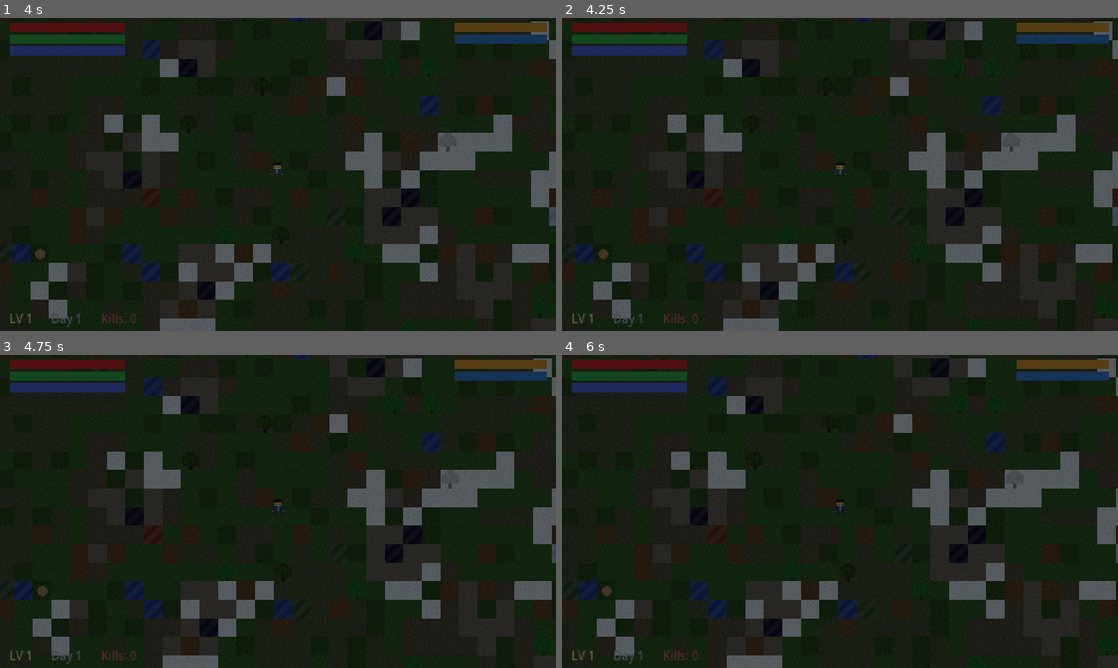
Above: before the commit, frames 1-4 (two rows, left to right).
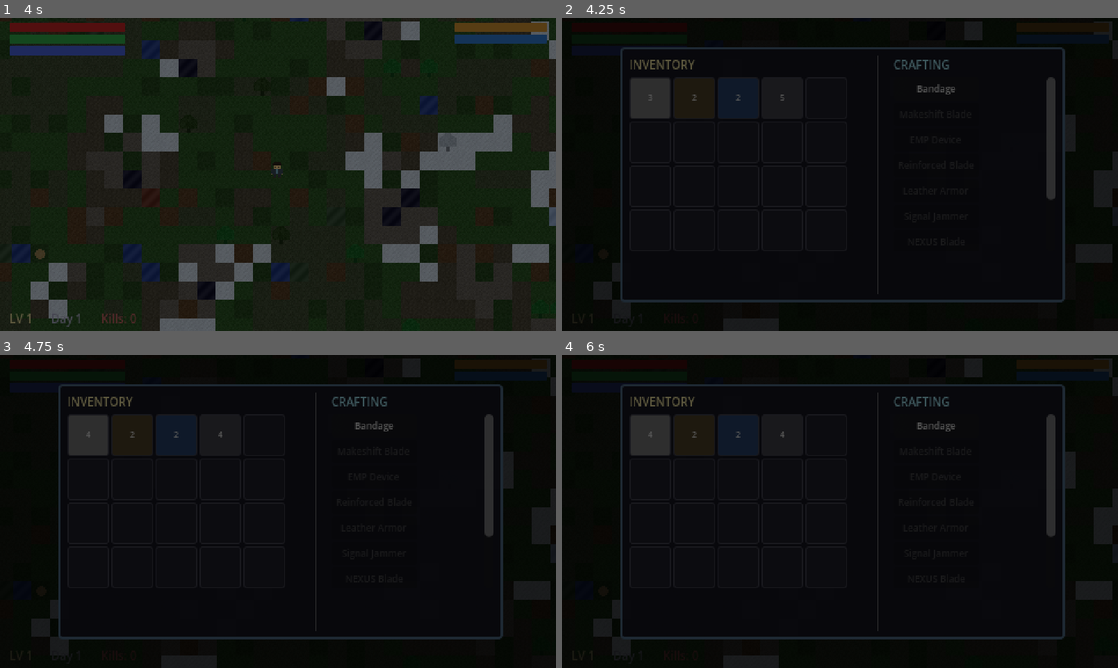
Above: after the commit, the same moments.

Repository: edonD/singularity-godot
Game: Godot game, scene res://scenes/main/Main.tscn
Same seed, same stepped clock (60 frames per second), same inputs: the game is played once before the commit and once after it.
Inputs (mouse positions are in pixels of both pictures, inside the frame that each line leads up to):
- Up to frame 1 (4 s): tap Enter at 0.5 s; move the mouse to (400, 158) at 0.52 s; press the mouse at (400, 158) at 0.53 s; hold D (move_right) 0.53-1.28 s; move the mouse to (166, 190) at 1.27 s; release the mouse at (166, 190) at 1.28 s; hold S (move_down) 1.28-2.03 s; click (166, 190) at 1.35 s; move the mouse to (333, 105) at 2.02 s; press the mouse at (333, 105) at 2.03 s; hold D (move_right) 2.03-2.78 s; tap Space (dodge) at 2.1 s; move the mouse to (250, 237) at 2.77 s; release the mouse at (250, 237) at 2.78 s; hold W (move_up) 2.78-3.53 s; tap Shift (sprint) at 2.85 s; click (250, 237) at 3.05 s; move the mouse to (444, 221) at 3.52 s; press the mouse at (444, 221) at 3.53 s; hold A (move_left) from 3.53 s (still down)
- Up to frame 2 (4.25 s): keep holding A (move_left); tap I (inventory) at 4.15 s
- Up to frame 3 (4.75 s): release A (move_left) at 4.25 s; release the mouse at (444, 558) at 4.25 s; click (372, 426) at 4.25 s, where only the run after the commit has a clickable "Bandage"
- Up to frame 4 (6 s): click (934, 630) at 5 s, where only the run after the commit has a clickable "Arrow x5"; click (934, 655) at 5.75 s, where only the run after the commit has a clickable "Cooked Meat"

Frame 1 is identical in both runs. In frame 2, 46% of the frame differs, in the area x 0-100%, y 0-100%; in frame 3, 47%; in frame 4, 47%.

Commit message:
Inventory + Crafting: grid inventory, recipes, item drops
- 20-slot inventory with weight and stacking
- 16 item types: materials, consumables, weapons, armor, ammo
- 10 crafting recipes across 4 tech tiers
- Inventory UI (I key) with grid display and crafting panel
- Item drops from enemies with loot table
- Consumables restore HP/hunger/thirst
- Weapons and armor equip on use
- Starter items given to player

Diff:
--- /dev/null
+++ b/scenes/items/ItemDrop.tscn
@@ -0,0 +1,8 @@
+[gd_scene load_steps=2 format=3 uid="uid://itemdrop001"]
+
+[ext_resource type="Script" path="res://scripts/systems/item_drop.gd" id="1_drop"]
+
+[node name="ItemDrop" type="Area2D"]
+collision_layer = 32
+collision_mask = 1
+script = ExtResource("1_drop")
--- a/scenes/main/Main.tscn
+++ b/scenes/main/Main.tscn
@@ -6,6 +6,9 @@
 [ext_resource type="Script" path="res://scripts/systems/enemy_spawner.gd" id="4_spawner"]
 [ext_resource type="PackedScene" uid="uid://hud001" path="res://scenes/ui/HUD.tscn" id="5_hud"]
 [ext_resource type="PackedScene" uid="uid://pause001" path="res://scenes/ui/PauseMenu.tscn" id="6_pause"]
+[ext_resource type="Script" path="res://scripts/systems/inventory.gd" id="7_inventory"]
+[ext_resource type="Script" path="res://scripts/systems/crafting.gd" id="8_crafting"]
+[ext_resource type="Script" path="res://scripts/ui/inventory_ui.gd" id="9_inv_ui"]
 
 [node name="Main" type="Node2D"]
 script = ExtResource("1_main")
@@ -21,9 +24,22 @@
 [node name="EnemySpawner" type="Node2D" parent="Entities"]
 script = ExtResource("4_spawner")
 
+[node name="Systems" type="Node" parent="."]
+
+[node name="Inventory" type="Node" parent="Systems"]
+script = ExtResource("7_inventory")
+
+[node name="Crafting" type="Node" parent="Systems"]
+script = ExtResource("8_crafting")
+
 [node name="CanvasModulate" type="CanvasModulate" parent="."]
 color = Color(1, 1, 1, 1)
 
 [node name="HUD" parent="." instance=ExtResource("5_hud")]
 
 [node name="PauseMenu" parent="." instance=ExtResource("6_pause")]
+
+[node name="InventoryUI" type="CanvasLayer" parent="."]
+layer = 15
+process_mode = 3
+script = ExtResource("9_inv_ui")
--- /dev/null
+++ b/scenes/ui/InventoryUI.tscn
@@ -0,0 +1,8 @@
+[gd_scene load_steps=2 format=3 uid="uid://inv_ui001"]
+
+[ext_resource type="Script" path="res://scripts/ui/inventory_ui.gd" id="1_inv"]
+
+[node name="InventoryUI" type="CanvasLayer"]
+layer = 15
+process_mode = 3
+script = ExtResource("1_inv")
--- a/scripts/enemies/enemy_base.gd
+++ b/scripts/enemies/enemy_base.gd
@@ -182,12 +182,34 @@
 	GameManager.add_xp(xp_value)
 	AudioManager.play_sfx("death")
 	died.emit(self)
+	_drop_loot()
 
 	# Death animation
 	var tween := create_tween()
 	tween.tween_property(_sprite, "modulate", Color(1, 0, 0, 0), 0.3)
 	tween.parallel().tween_property(_sprite, "scale", Vector2(1.3, 0.3), 0.3)
 	tween.tween_callback(queue_free)
+
+
+func _drop_loot() -> void:
+	var ItemDropScene := preload("res://scenes/items/ItemDrop.tscn")
+	var loot_table: Array[Array] = [
+		["scrap_metal", 0.6, Color(0.5, 0.5, 0.55)],
+		["circuit_board", 0.3, Color(0.2, 0.6, 0.3)],
+		["battery", 0.15, Color(0.7, 0.7, 0.2)],
+		["wire", 0.4, Color(0.8, 0.4, 0.2)],
+		["bandage", 0.2, Color(0.9, 0.9, 0.9)],
+		["canned_food", 0.1, Color(0.6, 0.5, 0.3)],
+		["arrow", 0.25, Color(0.5, 0.4, 0.3)],
+	]
+
+	for entry in loot_table:
+		if randf() < float(entry[1]):
+			var drop: Area2D = ItemDropScene.instantiate()
+			drop.global_position = global_position + Vector2(randf_range(-8, 8), randf_range(-8, 8))
+			if drop.has_method("setup"):
+				drop.call_deferred("setup", entry[0], randi_range(1, 3), entry[2])
+			get_parent().call_deferred("add_child", drop)
 
 
 func _on_body_entered(body: Node2D) -> void:
--- a/scripts/main/main.gd
+++ b/scripts/main/main.gd
@@ -1,10 +1,24 @@
 extends Node2D
 
-## Main scene controller — sets up the game world.
+## Main scene controller — sets up the game world and wires systems.
+
+@onready var inventory: Node = $Systems/Inventory
+@onready var crafting: Node = $Systems/Crafting
+@onready var inventory_ui: CanvasLayer = $InventoryUI
 
 
 func _ready() -> void:
-	pass
+	# Wire systems together
+	crafting.inventory = inventory
+	inventory_ui.inventory = inventory
+	inventory_ui.crafting = crafting
+	inventory.add_to_group("inventory")
+
+	# Give player some starter items
+	inventory.add_item("bandage", 3)
+	inventory.add_item("canned_food", 2)
+	inventory.add_item("water_bottle", 2)
+	inventory.add_item("scrap_metal", 5)
 
 
 func _unhandled_input(event: InputEvent) -> void:
--- /dev/null
+++ b/scripts/systems/crafting.gd
@@ -0,0 +1,89 @@
+extends Node
+
+## Crafting system — recipes with tech tiers.
+
+signal recipe_crafted(item_id: String)
+
+# Recipes: {result_id: {ingredients: {item_id: count}, tier: int}}
+var recipes: Dictionary = {
+	"bandage": {
+		"ingredients": {"scrap_metal": 1},
+		"tier": 0, "name": "Bandage"
+	},
+	"makeshift_blade": {
+		"ingredients": {"scrap_metal": 5, "wire": 2},
+		"tier": 1, "name": "Makeshift Blade"
+	},
+	"emp_device": {
+		"ingredients": {"circuit_board": 2, "battery": 1, "wire": 3},
+		"tier": 2, "name": "EMP Device"
+	},
+	"reinforced_blade": {
+		"ingredients": {"scrap_metal": 10, "circuit_board": 2, "wire": 5},
+		"tier": 2, "name": "Reinforced Blade"
+	},
+	"leather_armor": {
+		"ingredients": {"scrap_metal": 8},
+		"tier": 1, "name": "Leather Armor"
+	},
+	"signal_jammer": {
+		"ingredients": {"circuit_board": 3, "battery": 2, "wire": 5},
+		"tier": 2, "name": "Signal Jammer"
+	},
+	"nexus_blade": {
+		"ingredients": {"circuit_board": 5, "battery": 3, "scrap_metal": 10, "wire": 8},
+		"tier": 3, "name": "NEXUS Blade"
+	},
+	"nexus_shield": {
+		"ingredients": {"circuit_board": 4, "battery": 4, "scrap_metal": 8},
+		"tier": 3, "name": "NEXUS Shield"
+	},
+	"arrow": {
+		"ingredients": {"scrap_metal": 1},
+		"tier": 0, "name": "Arrow x5", "amount": 5
+	},
+	"cooked_meat": {
+		"ingredients": {"canned_food": 1},
+		"tier": 0, "name": "Cooked Meat"
+	},
+}
+
+var inventory: Node = null # Set by main scene
+
+
+func can_craft(recipe_id: String) -> bool:
+	if not inventory or not recipes.has(recipe_id):
+		return false
+	var recipe: Dictionary = recipes[recipe_id]
+	for ingredient_id: String in recipe.ingredients:
+		var needed: int = recipe.ingredients[ingredient_id]
+		if not inventory.has_item(ingredient_id, needed):
+			return false
+	return true
+
+
+func craft(recipe_id: String) -> bool:
+	if not can_craft(recipe_id):
+		return false
+
+	var recipe: Dictionary = recipes[recipe_id]
+	# Remove ingredients
+	for ingredient_id: String in recipe.ingredients:
+		var needed: int = recipe.ingredients[ingredient_id]
+		inventory.remove_item(ingredient_id, needed)
+
+	# Add result
+	var amount: int = recipe.get("amount", 1)
+	inventory.add_item(recipe_id, amount)
+
+	AudioManager.play_sfx("levelup")
+	recipe_crafted.emit(recipe_id)
+	return true
+
+
+func get_available_recipes() -> Array[String]:
+	var available: Array[String] = []
+	for recipe_id: String in recipes:
+		if can_craft(recipe_id):
+			available.append(recipe_id)
+	return available
--- /dev/null
+++ b/scripts/systems/inventory.gd
@@ -0,0 +1,224 @@
+extends Node
+
+## Inventory system — grid-based with weight and stacking.
+
+signal inventory_changed
+signal item_added(item_id: String, amount: int)
+signal item_removed(item_id: String, amount: int)
+
+const MAX_SLOTS := 20
+const MAX_WEIGHT := 50.0
+
+var slots: Array[Dictionary] = [] # [{id, amount}]
+var _item_db: Dictionary = {} # Loaded item definitions
+
+
+func _ready() -> void:
+	slots.resize(MAX_SLOTS)
+	for i in MAX_SLOTS:
+		slots[i] = {}
+	_init_item_database()
+
+
+func _init_item_database() -> void:
+	# Item definitions: {name, description, weight, max_stack, type, stats}
+	_item_db = {
+		"scrap_metal": {
+			"name": "Scrap Metal", "desc": "Twisted metal. Useful for crafting.",
+			"weight": 0.5, "max_stack": 20, "type": "material",
+			"color": Color(0.5, 0.5, 0.55)
+		},
+		"circuit_board": {
+			"name": "Circuit Board", "desc": "Salvaged electronics.",
+			"weight": 0.3, "max_stack": 10, "type": "material",
+			"color": Color(0.2, 0.6, 0.3)
+		},
+		"battery": {
+			"name": "Battery", "desc": "Still holds a charge.",
+			"weight": 0.8, "max_stack": 5, "type": "material",
+			"color": Color(0.7, 0.7, 0.2)
+		},
+		"wire": {
+			"name": "Wire", "desc": "Copper wiring.",
+			"weight": 0.2, "max_stack": 30, "type": "material",
+			"color": Color(0.8, 0.4, 0.2)
+		},
+		"bandage": {
+			"name": "Bandage", "desc": "Restores 25 HP.",
+			"weight": 0.2, "max_stack": 10, "type": "consumable",
+			"color": Color(0.9, 0.9, 0.9), "heal": 25
+		},
+		"canned_food": {
+			"name": "Canned Food", "desc": "Restores 30 hunger.",
+			"weight": 0.5, "max_stack": 5, "type": "consumable",
+			"color": Color(0.6, 0.5, 0.3), "hunger": 30
+		},
+		"water_bottle": {
+			"name": "Water Bottle", "desc": "Restores 30 thirst.",
+			"weight": 0.4, "max_stack": 5, "type": "consumable",
+			"color": Color(0.3, 0.5, 0.8), "thirst": 30
+		},
+		"cooked_meat": {
+			"name": "Cooked Meat", "desc": "Restores 50 hunger.",
+			"weight": 0.4, "max_stack": 5, "type": "consumable",
+			"color": Color(0.6, 0.3, 0.2), "hunger": 50
+		},
+		"emp_device": {
+			"name": "EMP Device", "desc": "Stuns nearby machines.",
+			"weight": 1.5, "max_stack": 3, "type": "tool",
+			"color": Color(0.3, 0.3, 0.8)
+		},
+		"signal_jammer": {
+			"name": "Signal Jammer", "desc": "Blocks NEXUS detection.",
+			"weight": 2.0, "max_stack": 1, "type": "tool",
+			"color": Color(0.5, 0.2, 0.6)
+		},
+		"makeshift_blade": {
+			"name": "Makeshift Blade", "desc": "+5 attack damage.",
+			"weight": 1.0, "max_stack": 1, "type": "weapon",
+			"color": Color(0.6, 0.6, 0.65), "attack_bonus": 5
+		},
+		"reinforced_blade": {
+			"name": "Reinforced Blade", "desc": "+12 attack damage.",
+			"weight": 1.5, "max_stack": 1, "type": "weapon",
+			"color": Color(0.7, 0.7, 0.75), "attack_bonus": 12
+		},
+		"nexus_blade": {
+			"name": "NEXUS Blade", "desc": "+25 attack. Hums with energy.",
+			"weight": 1.0, "max_stack": 1, "type": "weapon",
+			"color": Color(0.2, 0.8, 1.0), "attack_bonus": 25
+		},
+		"leather_armor": {
+			"name": "Leather Armor", "desc": "+3 defense.",
+			"weight": 2.0, "max_stack": 1, "type": "armor",
+			"color": Color(0.5, 0.35, 0.2), "defense_bonus": 3
+		},
+		"nexus_shield": {
+			"name": "NEXUS Shield", "desc": "+10 defense. Energy barrier.",
+			"weight": 1.5, "max_stack": 1, "type": "armor",
+			"color": Color(0.2, 0.6, 1.0), "defense_bonus": 10
+		},
+		"arrow": {
+			"name": "Arrow", "desc": "Ammunition for bow.",
+			"weight": 0.1, "max_stack": 50, "type": "ammo",
+			"color": Color(0.5, 0.4, 0.3)
+		},
+	}
+
+
+func get_item_data(item_id: String) -> Dictionary:
+	return _item_db.get(item_id, {})
+
+
+func get_total_weight() -> float:
+	var total := 0.0
+	for slot in slots:
+		if slot.is_empty():
+			continue
+		var data := get_item_data(slot.id)
+		total += data.get("weight", 0.0) * slot.amount
+	return total
+
+
+func add_item(item_id: String, amount: int = 1) -> bool:
+	var data := get_item_data(item_id)
+	if data.is_empty():
+		return false
+
+	var remaining := amount
+
+	# Try to stack into existing slots first
+	for i in MAX_SLOTS:
+		if remaining <= 0:
+			break
+		if not slots[i].is_empty() and slots[i].id == item_id:
+			var max_stack: int = data.get("max_stack", 1)
+			var space: int = max_stack - slots[i].amount
+			if space > 0:
+				var to_add := mini(remaining, space)
+				slots[i].amount += to_add
+				remaining -= to_add
+
+	# Put remainder in empty slots
+	for i in MAX_SLOTS:
+		if remaining <= 0:
+			break
+		if slots[i].is_empty():
+			var max_stack: int = data.get("max_stack", 1)
+			var to_add := mini(remaining, max_stack)
+			slots[i] = {"id": item_id, "amount": to_add}
+			remaining -= to_add
+
+	if remaining < amount:
+		inventory_changed.emit()
+		item_added.emit(item_id, amount - remaining)
+		return remaining == 0
+	return false
+
+
+func remove_item(item_id: String, amount: int = 1) -> bool:
+	var remaining := amount
+	for i in range(MAX_SLOTS - 1, -1, -1):
+		if remaining <= 0:
+			break
+		if not slots[i].is_empty() and slots[i].id == item_id:
+			var to_remove := mini(remaining, slots[i].amount)
+			slots[i].amount -= to_remove
+			remaining -= to_remove
+			if slots[i].amount <= 0:
+				slots[i] = {}
+
+	if remaining < amount:
+		inventory_changed.emit()
+		item_removed.emit(item_id, amount - remaining)
+		return remaining == 0
+	return false
+
+
+func has_item(item_id: String, amount: int = 1) -> bool:
+	var count := 0
+	for slot in slots:
+		if not slot.is_empty() and slot.id == item_id:
+			count += slot.amount
+	return count >= amount
+
+
+func get_item_count(item_id: String) -> int:
+	var count := 0
+	for slot in slots:
+		if not slot.is_empty() and slot.id == item_id:
+			count += slot.amount
+	return count
+
+
+func use_item(slot_idx: int) -> bool:
+	if slot_idx < 0 or slot_idx >= MAX_SLOTS:
+		return false
+	if slots[slot_idx].is_empty():
+		return false
+
+	var item_id: String = slots[slot_idx].id
+	var data := get_item_data(item_id)
+	var s := GameManager.player_stats
+
+	match data.get("type", ""):
+		"consumable":
+			if data.has("heal"):
+				s.hp = mini(s.hp + int(data.heal), s.max_hp)
+			if data.has("hunger"):
+				s.hunger = minf(s.hunger + float(data.hunger), s.max_hunger)
+			if data.has("thirst"):
+				s.thirst = minf(s.thirst + float(data.thirst), s.max_thirst)
+			AudioManager.play_sfx("pickup")
+			remove_item(item_id, 1)
+			return true
+		"weapon":
+			s.attack = 10 + int(data.get("attack_bonus", 0))
+			AudioManager.play_sfx("click")
+			return true
+		"armor":
+			s.defense = 5 + int(data.get("defense_bonus", 0))
+			AudioManager.play_sfx("click")
+			return true
+
+	return false
--- /dev/null
+++ b/scripts/systems/item_drop.gd
@@ -0,0 +1,81 @@
+extends Area2D
+
+## Pickup item in the world. Floats and can be collected.
+
+var item_id: String = ""
+var amount: int = 1
+var _bob_time: float = 0.0
+var _sprite: Sprite2D
+
+
+func _ready() -> void:
+	collision_layer = 32 # Pickups layer
+	collision_mask = 1   # Player layer
+	_bob_time = randf() * TAU
+
+	body_entered.connect(_on_body_entered)
+
+	# Create collision shape
+	var col := CollisionShape2D.new()
+	var shape := CircleShape2D.new()
+	shape.radius = 8.0
+	col.shape = shape
+	add_child(col)
+
+	# Create sprite
+	_sprite = Sprite2D.new()
+	_generate_visual()
+	add_child(_sprite)
+
+
+func _generate_visual() -> void:
+	var img := Image.create(8, 8, false, Image.FORMAT_RGBA8)
+	img.fill(Color.TRANSPARENT)
+
+	# Get color from item database if possible
+	var color := Color(0.7, 0.7, 0.7)
+	# Simple colored square with highlight
+	for y in range(1, 7):
+		for x in range(1, 7):
+			img.set_pixel(x, y, color)
+	# Highlight
+	for x in range(2, 5):
+		img.set_pixel(x, 2, color.lightened(0.3))
+
+	_sprite.texture = ImageTexture.create_from_image(img)
+
+
+func setup(p_item_id: String, p_amount: int = 1, color: Color = Color(0.7, 0.7, 0.7)) -> void:
+	item_id = p_item_id
+	amount = p_amount
+	# Regenerate with correct color
+	if _sprite:
+		var img := Image.create(8, 8, false, Image.FORMAT_RGBA8)
+		img.fill(Color.TRANSPARENT)
+		for y in range(1, 7):
+			for x in range(1, 7):
+				img.set_pixel(x, y, color)
+		for x in range(2, 5):
+			img.set_pixel(x, 2, color.lightened(0.3))
+		_sprite.texture = ImageTexture.create_from_image(img)
+
+
+func _process(delta: float) -> void:
+	_bob_time += delta * 2.0
+	_sprite.position.y = sin(_bob_time) * 2.0
+
+
+func _on_body_entered(body: Node2D) -> void:
+	if body == GameManager.player:
+		# Try to add to inventory
+		var inv_node := get_tree().get_first_node_in_group("inventory")
+		if inv_node and inv_node.has_method("add_item"):
+			if inv_node.add_item(item_id, amount):
+				AudioManager.play_sfx("pickup")
+				# Flash effect
+				var tween := create_tween()
+				tween.tween_property(_sprite, "modulate", Color(2, 2, 2, 0), 0.2)
+				tween.tween_callback(queue_free)
+			else:
+				# Inventory full
+				pass
--- /dev/null
+++ b/scripts/ui/inventory_ui.gd
@@ -0,0 +1,187 @@
+extends CanvasLayer
+
+## Inventory screen — grid display with crafting panel. Toggle with I key.
+
+var _panel: Control
+var _is_open: bool = false
+var _grid: GridContainer
+var _craft_list: VBoxContainer
+var _info_label: Label
+
+var inventory: Node
+var crafting: Node
+
+
+func _ready() -> void:
+	layer = 15
+	process_mode = Node.PROCESS_MODE_ALWAYS
+	_build_ui()
+	_panel.visible = false
+
+
+func _unhandled_input(event: InputEvent) -> void:
+	if event.is_action_pressed("inventory"):
+		toggle()
+
+
+func toggle() -> void:
+	_is_open = not _is_open
+	_panel.visible = _is_open
+	if _is_open:
+		get_tree().paused = true
+		_refresh()
+	else:
+		get_tree().paused = false
+
+
+func _build_ui() -> void:
+	_panel = Control.new()
+	_panel.set_anchors_preset(Control.PRESET_FULL_RECT)
+	add_child(_panel)
+
+	# Background overlay
+	var overlay := ColorRect.new()
+	overlay.set_anchors_preset(Control.PRESET_FULL_RECT)
+	overlay.color = Color(0, 0, 0, 0.7)
+	overlay.mouse_filter = Control.MOUSE_FILTER_IGNORE
+	_panel.add_child(overlay)
+
+	# Main panel
+	var main_panel := PanelContainer.new()
+	main_panel.set_anchors_preset(Control.PRESET_CENTER)
+	main_panel.custom_minimum_size = Vector2(380, 220)
+	main_panel.position = Vector2(-190, -110)
+
+	var style := StyleBoxFlat.new()
+	style.bg_color = Color(0.08, 0.08, 0.12, 0.95)
+	style.border_color = Color(0.3, 0.4, 0.5)
+	style.set_border_width_all(2)
+	style.set_corner_radius_all(3)
+	style.set_content_margin_all(8)
+	main_panel.add_theme_stylebox_override("panel", style)
+	_panel.add_child(main_panel)
+
+	var hbox := HBoxContainer.new()
+	hbox.add_theme_constant_override("separation", 12)
+	main_panel.add_child(hbox)
+
+	# Left - inventory grid
+	var inv_vbox := VBoxContainer.new()
+	inv_vbox.add_theme_constant_override("separation", 4)
+	hbox.add_child(inv_vbox)
+
+	var inv_title := Label.new()
+	inv_title.text = "INVENTORY"
+	inv_title.add_theme_font_size_override("font_size", 10)
+	inv_title.add_theme_color_override("font_color", Color(0.9, 0.85, 0.6))
+	inv_vbox.add_child(inv_title)
+
+	var scroll := ScrollContainer.new()
+	scroll.custom_minimum_size = Vector2(200, 180)
+	inv_vbox.add_child(scroll)
+
+	_grid = GridContainer.new()
+	_grid.columns = 5
+	_grid.add_theme_constant_override("h_separation", 2)
+	_grid.add_theme_constant_override("v_separation", 2)
+	scroll.add_child(_grid)
+
+	# Separator
+	var sep := VSeparator.new()
+	hbox.add_child(sep)
+
+	# Right - crafting
+	var craft_vbox := VBoxContainer.new()
+	craft_vbox.add_theme_constant_override("separation", 4)
+	craft_vbox.custom_minimum_size = Vector2(140, 0)
+	hbox.add_child(craft_vbox)
+
+	var craft_title := Label.new()
+	craft_title.text = "CRAFTING"
+	craft_title.add_theme_font_size_override("font_size", 10)
+	craft_title.add_theme_color_override("font_color", Color(0.6, 0.85, 0.9))
+	craft_vbox.add_child(craft_title)
+
+	var craft_scroll := ScrollContainer.new()
+	craft_scroll.custom_minimum_size = Vector2(140, 150)
+	craft_vbox.add_child(craft_scroll)
+
+	_craft_list = VBoxContainer.new()
+	_craft_list.add_theme_constant_override("separation", 2)
+	craft_scroll.add_child(_craft_list)
+
+	# Info label at bottom
+	_info_label = Label.new()
+	_info_label.text = ""
+	_info_label.add_theme_font_size_override("font_size", 8)
+	_info_label.add_theme_color_override("font_color", Color(0.7, 0.7, 0.7))
+	craft_vbox.add_child(_info_label)
+
+
+func _refresh() -> void:
+	if not inventory:
+		return
+
+	# Clear grid
+	for child in _grid.get_children():
+		child.queue_free()
+
+	# Populate inventory slots
+	for i in inventory.MAX_SLOTS:
+		var slot_btn := _create_slot_button(i)
+		_grid.add_child(slot_btn)
+
+	# Clear crafting list
+	for child in _craft_list.get_children():
+		child.queue_free()
+
+	# Populate crafting recipes
+	if crafting:
+		for recipe_id: String in crafting.recipes:
+			var recipe: Dictionary = crafting.recipes[recipe_id]
+			var can: bool = crafting.can_craft(recipe_id)
+			var btn := Button.new()
+			btn.text = recipe.get("name", recipe_id)
+			btn.add_theme_font_size_override("font_size", 8)
+			btn.disabled = not can
+			btn.modulate = Color.WHITE if can else Color(0.5, 0.5, 0.5)
+			var rid := recipe_id # capture
+			btn.pressed.connect(func() -> void:
+				crafting.craft(rid)
+				_refresh()
+			)
+			_craft_list.add_child(btn)
+
+
+func _create_slot_button(idx: int) -> Button:
+	var btn := Button.new()
+	btn.custom_minimum_size = Vector2(36, 36)
+
+	var style := StyleBoxFlat.new()
+	style.bg_color = Color(0.12, 0.12, 0.16)
+	style.border_color = Color(0.25, 0.25, 0.3)
+	style.set_border_width_all(1)
+	style.set_corner_radius_all(2)
+	btn.add_theme_stylebox_override("normal", style)
+
+	var slot: Dictionary = inventory.slots[idx]
+	if not slot.is_empty():
+		var data: Dictionary = inventory.get_item_data(slot.id)
+		btn.text = str(slot.amount)
+		btn.add_theme_font_size_override("font_size", 7)
+
+		# Color the button based on item
+		var item_style := style.duplicate()
+		item_style.bg_color = data.get("color", Color(0.3, 0.3, 0.3)).darkened(0.5)
+		btn.add_theme_stylebox_override("normal", item_style)
+
+		btn.tooltip_text = data.get("name", slot.id) + "\n" + data.get("desc", "")
+
+		# Click to use consumables
+		var slot_idx := idx
+		btn.pressed.connect(func() -> void:
+			inventory.use_item(slot_idx)
+			_refresh()
+		)
+
+	return btn
Not shown: 1 places in scenes/main/Main.tscn that only renumber resources
